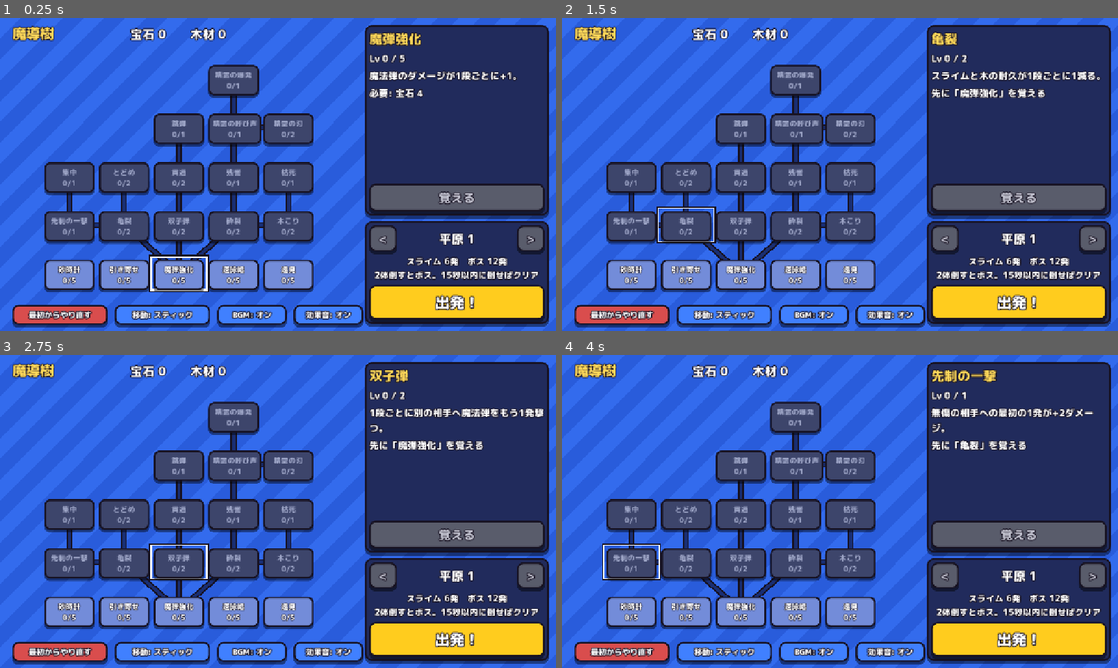
Above: before the commit, frames 1-4 (two rows, left to right).
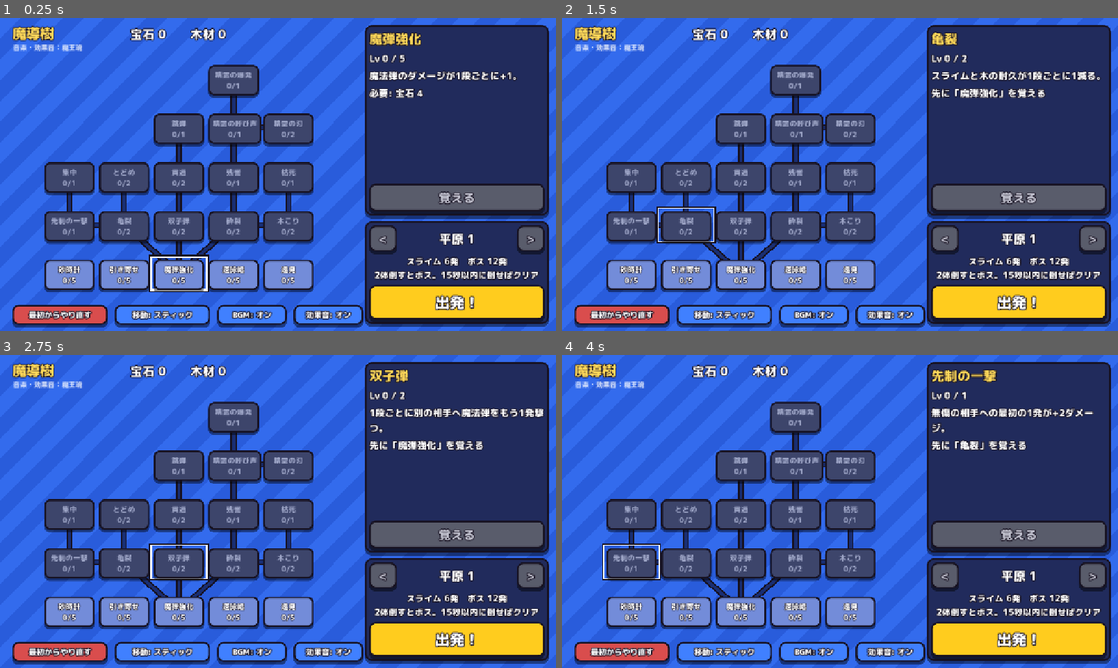
Above: after the commit, the same moments.

Repository: elefolo4565/fantasyIncremental
Game: Godot game, scene res://scenes/main/main.tscn
The game is run twice, just before and just after one commit, with the same random seed, the same clock (stepped at 60 frames per second) and the same inputs.
Inputs:
- Up to frame 1 (0.25 s): no input
- Up to frame 2 (1.5 s): click "魔弾強化 0/5" at 0.5 s; click "亀裂 0/2" at 1.25 s
- Up to frame 3 (2.75 s): click "双子弾 0/2" at 2 s
- Up to frame 4 (4 s): click "砕裂 0/2" at 2.75 s; click "先制の一撃 0/1" at 3.5 s

The runs differ from the first frame. In frame 1, 0.2% of the frame differs, in the area x 2-15%, y 8-11%; in frame 2, 0.2%; in frame 3, 0.2%; in frame 4, 0.2%.

Commit message:
BGMと効果音を魔王魂の素材に差し替え、クレジットを出す
Co-Authored-By: Claude Opus 5.5 (1M context) <noreply@anthropic.com>
Claude-Session: https://claude.ai/code/session_01DCGdW39avWMz4PaMBGrhsd

Diff:
--- a/scenes/upgrade_tree/upgrade_tree.tscn
+++ b/scenes/upgrade_tree/upgrade_tree.tscn
@@ -39,6 +39,16 @@
 theme_override_font_sizes/font_size = 28
 text = "Gem 0    Wood 0"
 
+[node name="CreditLabel" type="Label" parent="."]
+layout_mode = 0
+offset_left = 30.0
+offset_top = 56.0
+offset_right = 430.0
+offset_bottom = 80.0
+theme_override_colors/font_color = Color(1, 1, 1, 0.75)
+theme_override_font_sizes/font_size = 16
+text = "音楽・効果音：魔王魂"
+
 [node name="ResetButton" type="Button" parent="."]
 layout_mode = 1
 anchors_preset = 2
--- a/scripts/autoload/bgm.gd
+++ b/scripts/autoload/bgm.gd
@@ -1,14 +1,14 @@
 extends Node
 ## 仮の BGM。画面ごとの曲をループで流し、切り替えるときは前の曲を小さくしてから次の曲にする。
-## 曲は assets/audio/ の自作ループ（出どころは assets/audio/README.md）。オン/オフは Progress.bgm_on（保存する）。
+## 曲は魔王魂のループ曲（出どころとクレジットは assets/audio/README.md）。オン/オフは Progress.bgm_on（保存する）。
 ## Web ではブラウザの決まりで、最初に画面に触れるまで音は出ない。
 ## 使い方: Bgm.play(&"battle")
 
 ## オートロードは素材の取り込みより先に読まれるので、preload ではなく使うときに load する
 const TRACKS := {
-	&"tree": "res://assets/audio/bgm_tree.ogg",
-	&"battle": "res://assets/audio/bgm_battle.ogg",
-	&"boss": "res://assets/audio/bgm_boss.ogg",
+	&"tree": "res://assets/audio/bgm_tree_maoudamashii_8bit06.ogg",
+	&"battle": "res://assets/audio/bgm_battle_maoudamashii_8bit07.ogg",
+	&"boss": "res://assets/audio/bgm_boss_maoudamashii_8bit05.ogg",
 }
 const SILENT_DB := -40.0
 
--- a/scripts/autoload/sfx.gd
+++ b/scripts/autoload/sfx.gd
@@ -1,9 +1,23 @@
 extends Node
-## 仮の効果音。起動時に簡単な波形を合成して鳴らす（本番の素材が決まったら差し替える）。
+## 効果音。魔王魂の効果音（出どころとクレジットは assets/audio/README.md）を鳴らす。
 ## オン/オフは Progress.se_on（保存する）。
 ## 使い方: Sfx.play(&"hit")
 
-const MIX_RATE := 22050
+## オートロードは素材の取り込みより先に読まれるので、preload ではなく起動後に load する
+const SOUNDS := {
+	&"boss_break": "res://assets/audio/se/se_boss_break_maoudamashii_battle_explosion05.ogg",
+	&"break": "res://assets/audio/se/se_break_maoudamashii_battle_explosion06.ogg",
+	&"buy": "res://assets/audio/se/se_buy_maoudamashii_system03.ogg",
+	&"clear": "res://assets/audio/se/se_clear_maoudamashii_jingle04.ogg",
+	&"click": "res://assets/audio/se/se_click_maoudamashii_system24.ogg",
+	&"deny": "res://assets/audio/se/se_deny_maoudamashii_system25.ogg",
+	&"hit": "res://assets/audio/se/se_hit_maoudamashii_battle14.ogg",
+	&"hurt": "res://assets/audio/se/se_hurt_maoudamashii_battle12.ogg",
+	&"pickup": "res://assets/audio/se/se_pickup_maoudamashii_system18.ogg",
+	&"ring": "res://assets/audio/se/se_ring_maoudamashii_magic_ice02.ogg",
+	&"shot": "res://assets/audio/se/se_shot_maoudamashii_magical19.ogg",
+	&"timeup": "res://assets/audio/se/se_timeup_maoudamashii_jingle06.ogg",
+}
 const VOICES := 12
 
 var _streams: Dictionary = {}
@@ -16,20 +30,8 @@
 		var player := AudioStreamPlayer.new()
 		add_child(player)
 		_players.append(player)
-	# [開始周波数, 終了周波数, 長さ(秒)] を並べた音符の列と、波形・ノイズの混ぜ具合
-	_streams[&"hit"] = _synth([[1100.0, 620.0, 0.045]], 0.6, 0.15, 0.35)
-	_streams[&"break"] = _synth([[220.0, 70.0, 0.2]], 0.3, 0.7, 0.6)
-	# 強化の購入は、力をためて一気に上がる音（下から駆け上がる唸りのあと、明るい和音で決める）
-	_streams[&"buy"] = _synth([[180.0, 900.0, 0.32], [523.0, 523.0, 0.05], [784.0, 784.0, 0.05], [1047.0, 1047.0, 0.05], [1568.0, 1568.0, 0.3]], 0.45, 0.05, 0.5)
-	_streams[&"deny"] = _synth([[160.0, 120.0, 0.14]], 1.0, 0.1, 0.35)
-	_streams[&"clear"] = _synth([[392.0, 392.0, 0.09], [523.0, 523.0, 0.09], [659.0, 659.0, 0.09], [784.0, 784.0, 0.09], [1047.0, 1047.0, 0.3]], 0.25, 0.0, 0.5)
-	_streams[&"timeup"] = _synth([[440.0, 440.0, 0.12], [330.0, 330.0, 0.12], [220.0, 200.0, 0.25]], 0.4, 0.0, 0.45)
-	_streams[&"ring"] = _synth([[600.0, 1800.0, 0.28]], 0.0, 0.05, 0.45)
-	_streams[&"hurt"] = _synth([[300.0, 90.0, 0.18]], 0.7, 0.35, 0.6)
-	_streams[&"shot"] = _synth([[1500.0, 900.0, 0.06]], 0.0, 0.25, 0.4)
-	_streams[&"pickup"] = _synth([[1320.0, 1320.0, 0.04], [1760.0, 1980.0, 0.08]], 0.15, 0.0, 0.35)
-	_streams[&"boss_break"] = _synth([[160.0, 40.0, 0.7]], 0.4, 0.75, 0.9)
-	_streams[&"click"] = _synth([[700.0, 700.0, 0.03]], 0.5, 0.0, 0.3)
+	for sound: StringName in SOUNDS:
+		_streams[sound] = load(SOUNDS[sound])
 
 
 func play(sound: StringName, pitch_jitter := 0.0, volume_db := 0.0) -> void:
@@ -39,6 +41,9 @@
 	if stream == null:
 		push_warning("効果音がありません: %s" % sound)
 		return
+	# 音の出ない環境（CI のヘッドレス実行）では鳴らさない。鳴らすと終了時に音が解放されずエラーが出る
+	if AudioServer.get_driver_name() == "Dummy":
+		return
 	var player := _players[_next]
 	_next = (_next + 1) % _players.size()
 	player.stream = stream
@@ -47,30 +52,9 @@
 	player.play()
 
 
-## notes の各音符を順につなげた 16bit モノラルの音を作る。
-## square_mix: 矩形波の混ぜ具合（0 で正弦波）、noise_mix: ノイズの混ぜ具合、volume: 音量（0〜1）
-func _synth(notes: Array, square_mix: float, noise_mix: float, volume: float) -> AudioStreamWAV:
-	var data := PackedByteArray()
-	var phase := 0.0
-	for note: Array in notes:
-		var from: float = note[0]
-		var to: float = note[1]
-		var length: float = note[2]
-		var count := int(length * MIX_RATE)
-		var start := data.size()
-		data.resize(start + count * 2)
-		for i in count:
-			var t := float(i) / count
-			phase = fmod(phase + lerpf(from, to, t) / MIX_RATE, 1.0)
-			var sine := sin(phase * TAU)
-			var square := 1.0 if phase < 0.5 else -1.0
-			var tone := lerpf(sine, square, square_mix)
-			var sample := lerpf(tone, randf_range(-1.0, 1.0), noise_mix)
-			var envelope := minf(t * 20.0, 1.0) * pow(1.0 - t, 1.5)
-			data.encode_s16(start + i * 2, int(clampf(sample * envelope * volume, -1.0, 1.0) * 32767.0))
-	var stream := AudioStreamWAV.new()
-	stream.format = AudioStreamWAV.FORMAT_16_BITS
-	stream.mix_rate = MIX_RATE
-	stream.stereo = false
-	stream.data = data
-	return stream
+func _exit_tree() -> void:
+	# 終了時に音を持ったままだと「resources still in use at exit」と出るので手放す
+	for player in _players:
+		player.stop()
+		player.stream = null
+	_streams.clear()
Not shown, removed: assets/audio/bgm_battle.ogg.import
Not shown, added: assets/audio/bgm_battle_maoudamashii_8bit07.ogg.import
Not shown, removed: assets/audio/bgm_boss.ogg.import
Not shown, added: assets/audio/bgm_boss_maoudamashii_8bit05.ogg.import
Not shown, removed: assets/audio/bgm_tree.ogg.import
Not shown, added: assets/audio/bgm_tree_maoudamashii_8bit06.ogg.import
Not shown, added: assets/audio/se/se_boss_break_maoudamashii_battle_explosion05.ogg.import
Not shown, added: assets/audio/se/se_break_maoudamashii_battle_explosion06.ogg.import
Not shown, added: assets/audio/se/se_buy_maoudamashii_system03.ogg.import
Not shown, added: assets/audio/se/se_clear_maoudamashii_jingle04.ogg.import
Not shown, added: assets/audio/se/se_click_maoudamashii_system24.ogg.import
Not shown, added: assets/audio/se/se_deny_maoudamashii_system25.ogg.import
(and 26 more such lines)
